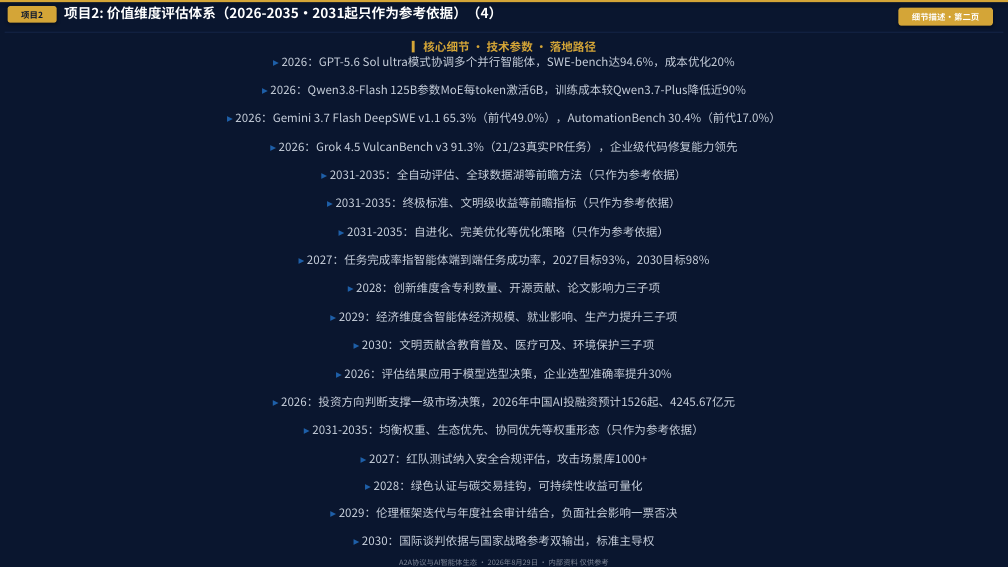
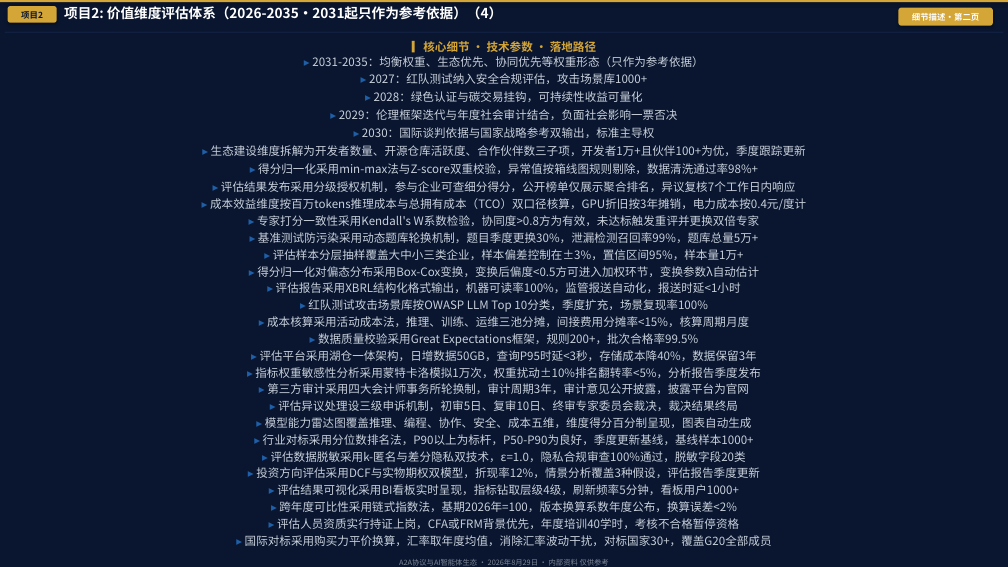
Before and after one commit to Hxdmou/Robot, a slide deck: slide 10 of A2A协议2.0_AI智能体演进路线图_2026_V52_无水印版.pptx. Drawn at 1008x567 pixels with LibreOffice and Linux fonts; fonts in the diff are those of the drawing. Boxes give left, top, right and bottom in pixels: in the first picture for what was removed or moved away, otherwise in the second. Text is boxed around its words. In the diff, an @@ line names an element or a change of style, - is before the commit and + after.

```diff
--- a/A2A协议2.0_AI智能体演进路线图_2026_V52_无水印版.pptx
+++ b/A2A协议2.0_AI智能体演进路线图_2026_V52_无水印版.pptx
@@ text at [235,56,781,407]: paragraphs removed @@
-▸ 2026：GPT-5.6 Sol ultra模式协调多个并行智能体，SWE-bench达94.6%，成本优化20%
-▸ 2026：Qwen3.8-Flash 125B参数MoE每token激活6B，训练成本较Qwen3.7-Plus降低近90%
-▸ 2026：Gemini 3.7 Flash DeepSWE v1.1 65.3%（前代49.0%），AutomationBench 30.4%（前代17.0%）
-▸ 2026：Grok 4.5 VulcanBench v3 91.3%（21/23真实PR任务），企业级代码修复能力领先
-▸ 2031-2035：全自动评估、全球数据湖等前瞻方法（只作为参考依据）
-▸ 2031-2035：终极标准、文明级收益等前瞻指标（只作为参考依据）
-▸ 2031-2035：自进化、完美优化等优化策略（只作为参考依据）
-▸ 2027：任务完成率指智能体端到端任务成功率，2027目标93%，2030目标98%
-▸ 2028：创新维度含专利数量、开源贡献、论文影响力三子项
-▸ 2029：经济维度含智能体经济规模、就业影响、生产力提升三子项
-▸ 2030：文明贡献含教育普及、医疗可及、环境保护三子项
-▸ 2026：评估结果应用于模型选型决策，企业选型准确率提升30%
-▸ 2026：投资方向判断支撑一级市场决策，2026年中国AI投融资预计1526起、4245.67亿元
@@ text at [312,56,703,138]: less space between paragraphs; more space between paragraphs @@
@@ text at [210,145,806,546]: paragraphs added @@
+▸ 生态建设维度拆解为开发者数量、开源仓库活跃度、合作伙伴数三子项，开发者1万+且伙伴100+为优，季度跟踪更新
+▸ 得分归一化采用min-max法与Z-score双重校验，异常值按箱线图规则剔除，数据清洗通过率98%+
+▸ 评估结果发布采用分级授权机制，参与企业可查细分得分，公开榜单仅展示聚合排名，异议复核7个工作日内响应
+▸ 成本效益维度按百万tokens推理成本与总拥有成本（TCO）双口径核算，GPU折旧按3年摊销，电力成本按0.4元/度计
+▸ 专家打分一致性采用Kendall's W系数检验，协同度>0.8方为有效，未达标触发重评并更换双倍专家
+▸ 基准测试防污染采用动态题库轮换机制，题目季度更换30%，泄漏检测召回率99%，题库总量5万+
+▸ 评估样本分层抽样覆盖大中小三类企业，样本偏差控制在±3%，置信区间95%，样本量1万+
+▸ 得分归一化对偏态分布采用Box-Cox变换，变换后偏度<0.5方可进入加权环节，变换参数λ自动估计
+▸ 评估报告采用XBRL结构化格式输出，机器可读率100%，监管报送自动化，报送时延<1小时
+▸ 红队测试攻击场景库按OWASP LLM Top 10分类，季度扩充，场景复现率100%
+▸ 成本核算采用活动成本法，推理、训练、运维三池分摊，间接费用分摊率<15%，核算周期月度
+▸ 数据质量校验采用Great Expectations框架，规则200+，批次合格率99.5%
+▸ 评估平台采用湖仓一体架构，日增数据50GB，查询P95时延<3秒，存储成本降40%，数据保留3年
+▸ 指标权重敏感性分析采用蒙特卡洛模拟1万次，权重扰动±10%排名翻转率<5%，分析报告季度发布
+▸ 第三方审计采用四大会计师事务所轮换制，审计周期3年，审计意见公开披露，披露平台为官网
+▸ 评估异议处理设三级申诉机制，初审5日、复审10日、终审专家委员会裁决，裁决结果终局
+▸ 模型能力雷达图覆盖推理、编程、协作、安全、成本五维，维度得分百分制呈现，图表自动生成
+▸ 行业对标采用分位数排名法，P90以上为标杆，P50-P90为良好，季度更新基线，基线样本1000+
+▸ 评估数据脱敏采用k-匿名与差分隐私双技术，ε=1.0，隐私合规审查100%通过，脱敏字段20类
+▸ 投资方向评估采用DCF与实物期权双模型，折现率12%，情景分析覆盖3种假设，评估报告季度更新
+▸ 评估结果可视化采用BI看板实时呈现，指标钻取层级4级，刷新频率5分钟，看板用户1000+
+▸ 跨年度可比性采用链式指数法，基期2026年=100，版本换算系数年度公布，换算误差<2%
+▸ 评估人员资质实行持证上岗，CFA或FRM背景优先，年度培训40学时，考核不合格暂停资格
+▸ 国际对标采用购买力平价换算，汇率取年度均值，消除汇率波动干扰，对标国家30+，覆盖G20全部成员
```
Also in this commit, not shown: 31 other slides changed, 3 other files.
